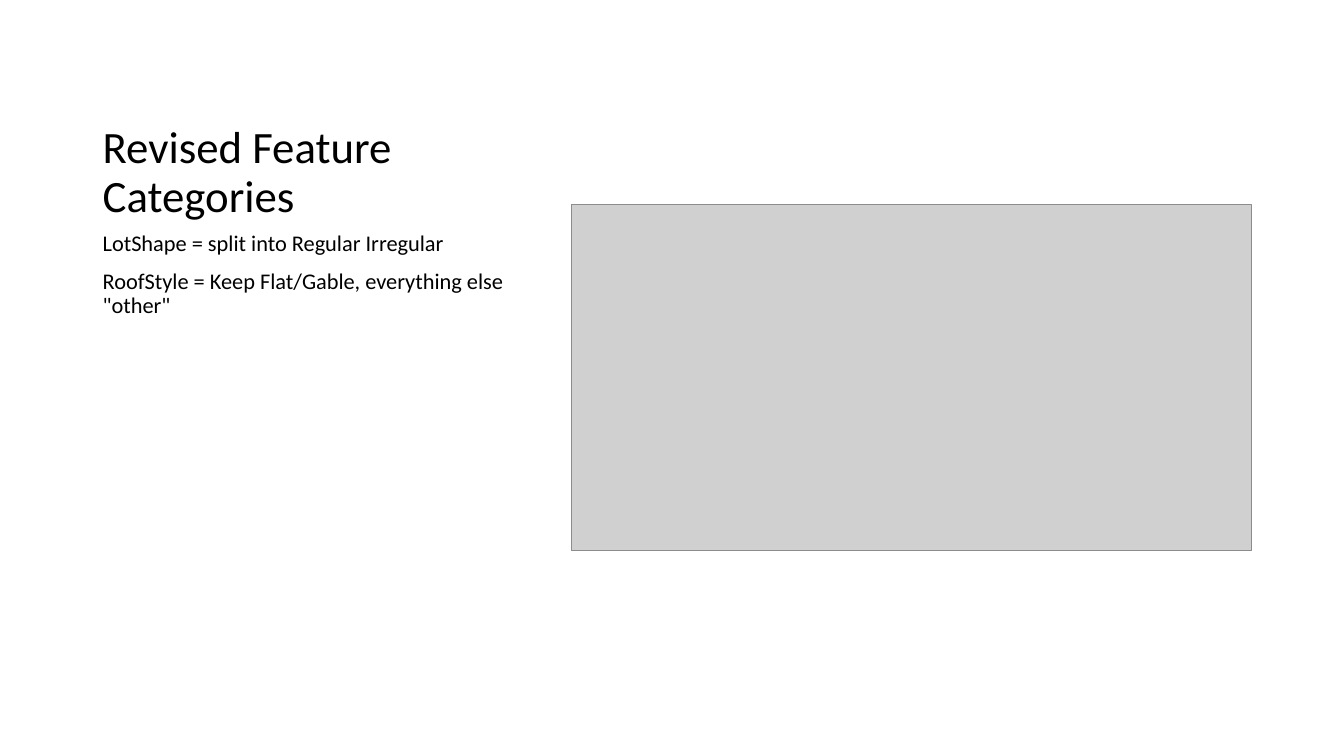
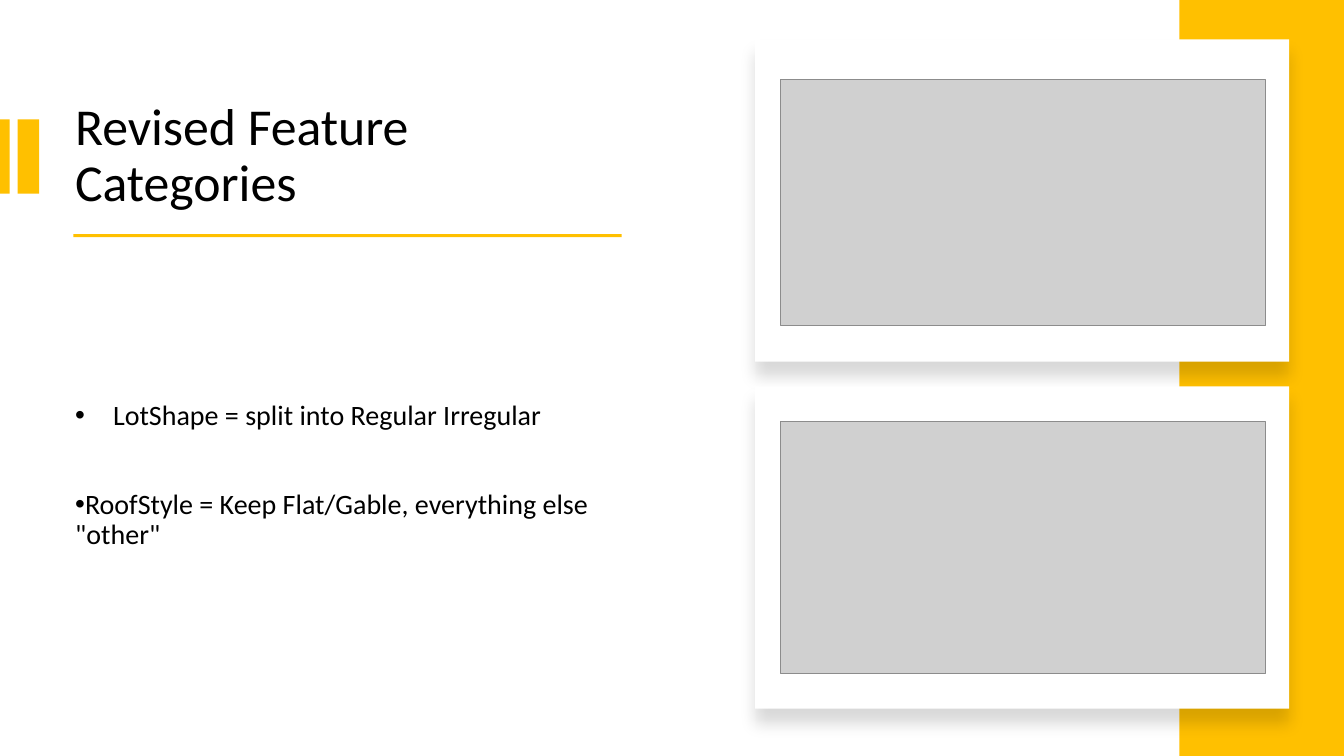
Before and after one commit to djhang99/housing_prices, a slide deck: slide 12 of Draft_Presentation.pptx. Drawn at 1344x756 pixels with LibreOffice and Linux fonts; fonts in the diff are those of the drawing; grey boxes stand for pictures. Boxes give left, top, right and bottom in pixels: in the first picture for what was removed or moved away, otherwise in the second. Text is boxed around its words. In the diff, an @@ line names an element or a change of style, - is before the commit and + after.

Commit message:
presentation formatting

```diff
--- a/Draft_Presentation.pptx
+++ b/Draft_Presentation.pptx
@@ rectangle added at bbox=[1180, 0, 1344, 756], fill #FFC000 @@
@@ rectangle added at bbox=[755, 39, 1290, 362], fill #FFFFFF @@
@@ picture: place and size @@
-picture at bbox=[572, 205, 1252, 551]
+picture at bbox=[781, 80, 1266, 326]
@@ rectangle added at bbox=[0, 119, 10, 194], fill #FFC000 @@
@@ rectangle added at bbox=[17, 119, 38, 194], fill #FFC000 @@
@@ title "Revised Feature Categories": place and size @@
-title "Revised Feature Categories" at bbox=[103, 132, 391, 220]
+title "Revised Feature Categories" at bbox=[75, 109, 409, 210]
@@ title "Revised Feature Categories" at bbox=[75, 109, 409, 210]: size 32 to 37 pt; vertical alignment bottom to middle @@
@@ rectangle added at bbox=[74, 234, 622, 237], fill #FFC000 @@
@@ text "LotShape = split into Regular ...": place and size @@
-text "LotShape = split into Regular ..." at bbox=[103, 235, 503, 313]
+text "LotShape = split into Regular ..." at bbox=[75, 405, 588, 545]
@@ text "LotShape = split into Regular ..." at bbox=[75, 405, 588, 545]: size 16 to 20 pt; bullet none to •; vertical alignment top to middle @@
@@ rectangle added at bbox=[755, 386, 1290, 709], fill #FFFFFF @@
@@ picture added at bbox=[781, 421, 1266, 674] @@
```
Also in this commit, not shown: 15 other slides changed, 4 slides added, 2 slides removed.
